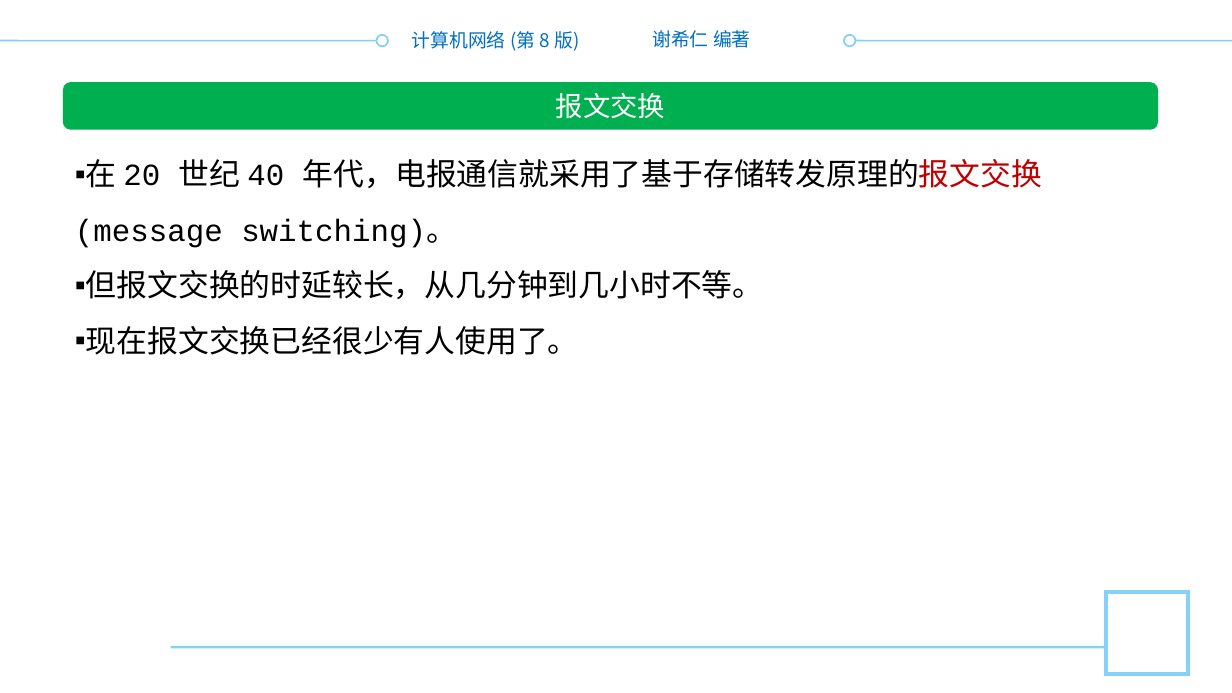
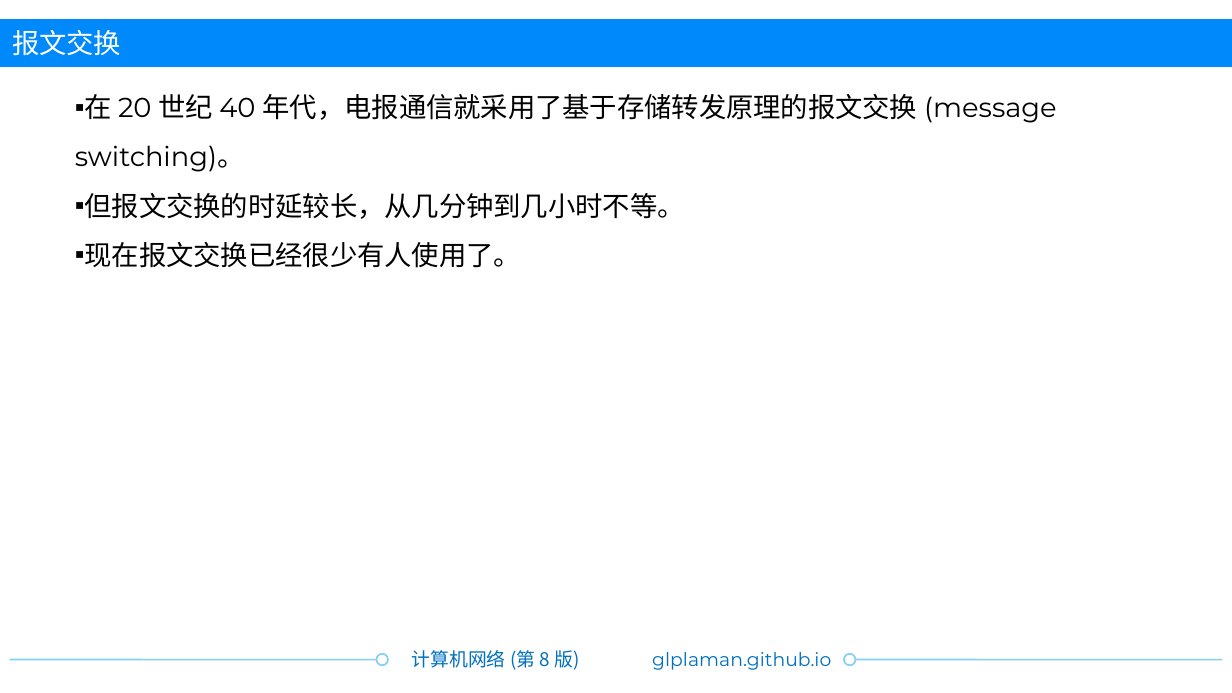
Before and after one commit to glplaman/glplaman.github.io, a slide deck: slide 58 of network/ppt/chap1.pptx (slide 57 before the commit). Drawn at 1232x693 pixels with LibreOffice and Linux fonts; fonts in the diff are those of the drawing; background and template pictures are left out. Boxes give left, top, right and bottom in pixels: in the first picture for what was removed or moved away, otherwise in the second. Text is boxed around its words. In the diff, an @@ line names an element or a change of style, - is before the commit and + after.

```diff
--- a/network/ppt/chap1.pptx
+++ b/network/ppt/chap1.pptx
@@ text "报文交换": place and size @@
-text "报文交换" at [556, 93, 665, 119]
+text "报文交换" at [12, 30, 121, 56]
@@ text "报文交换" at [12, 30, 121, 56]: font Noto Sans CJK SC to Montserrat; alignment centre to left @@
@@ rectangle added at [0, 20, 1232, 68], fill #0089FA @@
@@ rectangle removed at [584, 17, 648, 80] @@
@@ text removed at [652, 30, 751, 48] @@
-谢希仁 编著
@@ text "在 20 世纪 40 年代，电报通信就采用了基于存储转发原理的报文交换 ...": place and size @@
-text "在 20 世纪 40 年代，电报通信就采用了基于存储转发原理的报文交换 ..." at [75, 159, 1042, 355]
+text "在 20 世纪 40 年代，电报通信就采用了基于存储转发原理的报文交换 ..." at [75, 94, 1056, 268]
@@ text "在 20 世纪 40 年代，电报通信就采用了基于存储转发原理的报文交换 ..." at [75, 94, 1056, 268]: size 18 to 16 pt, font Courier New to Montserrat; text colour #C00000 to #000000 in "年代，电报通信就采用了基于存储转发原理的报文交换" @@
@@ rounded rectangle removed at [63, 83, 1158, 131] @@
@@ rectangle removed at [1106, 593, 1189, 675] @@
@@ line moved from (0, 41) - (388, 41) to (10, 659) - (388, 659) @@
@@ line removed from (171, 647) to (1106, 647) @@
@@ text added at [652, 652, 831, 670], 11 pt, text #0070C0 @@
+glplaman.github.io
@@ 2 ellipses, 1 text: place and size @@
-2 ellipses, 1 text at [377, 31, 855, 51]
+2 ellipses, 1 text at [377, 650, 855, 670]
@@ line moved from (844, 41) - (1232, 41) to (844, 659) - (1222, 659) @@
```
Also in this commit, not shown: 148 other slides changed, 1 slide added, 11 other files.
